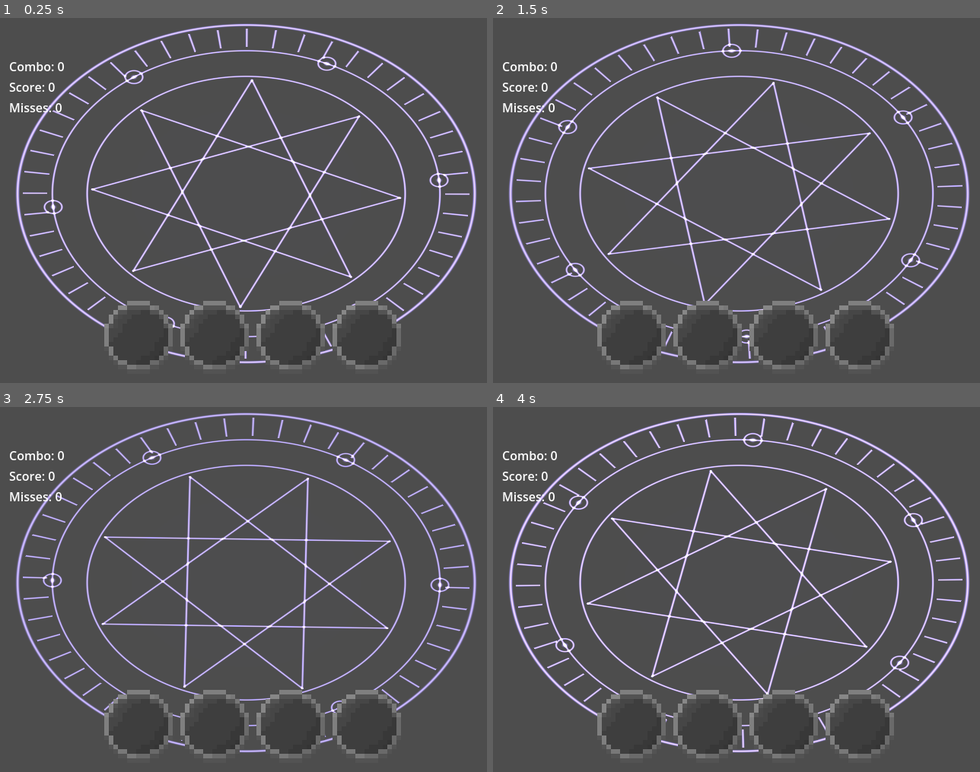
Above: before the commit, frames 1-4 (two rows, left to right).
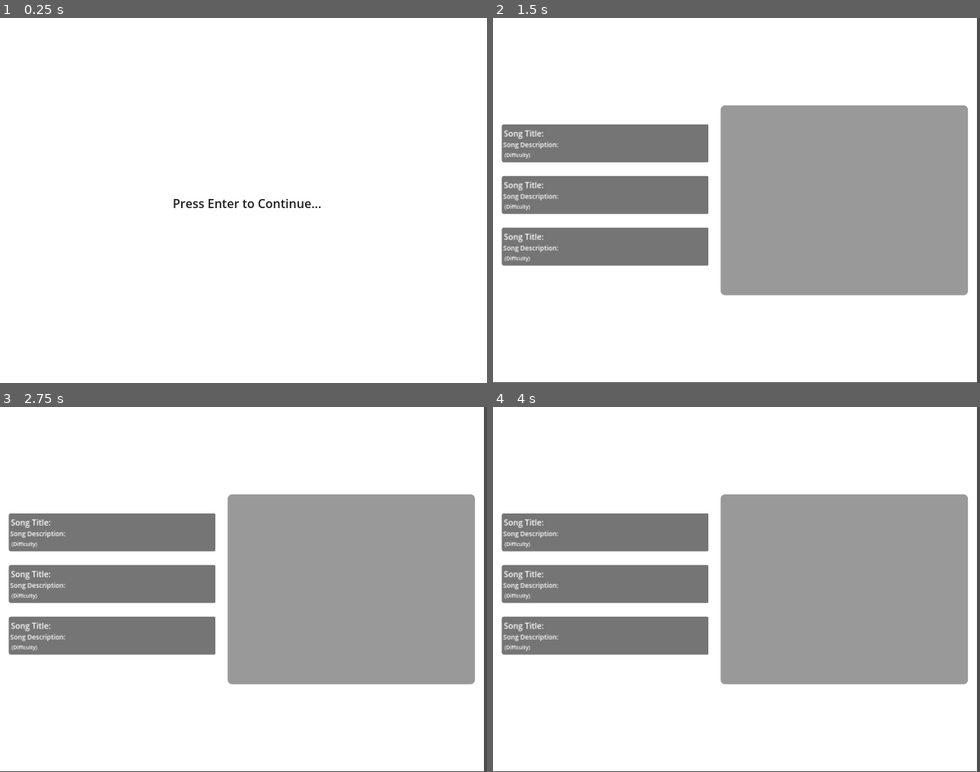
Above: after the commit, the same moments.

Repository: AngeliteApril/Haven-Rhythm-Game
Game: Godot game, scene res://scenes/play.tscn
Two runs of this game, one before a commit and one after it. Both use one fixed random seed, a clock stepped at 60 frames per second and the inputs below. Before the commit the project starts from res://main.tscn.
Inputs:
- Up to frame 1 (0.25 s): no input
- Up to frame 2 (1.5 s): tap Enter at 0.5, 1.25 s; hold Right (ui_right) 0.53-1.28 s; hold Down (ui_down) from 1.28 s (still down)
- Up to frame 3 (2.75 s): release Down (ui_down) at 2.03 s; hold Right (ui_right) from 2.03 s (still down)
- Up to frame 4 (4 s): release Right (ui_right) at 2.78 s; hold Up (ui_up) 2.78-3.53 s; hold Left (ui_left) from 3.53 s (still down)

The runs differ from the first frame. In frame 1, 100% of the frame differs, in the area x 0-100%, y 0-100%; in frame 2, 99%; in frame 3, 99%; in frame 4, 99%.

Commit message:
sda

Diff:
--- a/project.godot
+++ b/project.godot
@@ -11,7 +11,7 @@
 [application]
 
 config/name="Rythem Game Practice"
-run/main_scene="uid://5gwckxw6dhu0"
+run/main_scene="uid://bwq0bw0ydn5wn"
 config/features=PackedStringArray("4.7", "Forward Plus")
 config/icon="res://icon.svg"
 
--- a/scenes/play.tscn
+++ b/scenes/play.tscn
@@ -4,6 +4,43 @@
 
 [sub_resource type="StyleBoxFlat" id="StyleBoxFlat_ucufk"]
 bg_color = Color(11.708403, 11.708403, 11.708403, 1)
+
+[sub_resource type="Animation" id="Animation_8r3iy"]
+resource_name = "Enter"
+length = 1.75
+tracks/0/type = "value"
+tracks/0/imported = false
+tracks/0/enabled = true
+tracks/0/path = NodePath("Panel/EnterLabel:text")
+tracks/0/interp = 1
+tracks/0/loop_wrap = true
+tracks/0/keys = {
+"times": PackedFloat32Array(0, 1.3333334, 1.75),
+"transitions": PackedFloat32Array(1, 1, 1),
+"update": 1,
+"values": ["Press Enter to Continue...", "", "Press Enter to Continue.."]
+}
+
+[sub_resource type="Animation" id="Animation_bofkp"]
+length = 0.001
+tracks/0/type = "value"
+tracks/0/imported = false
+tracks/0/enabled = true
+tracks/0/path = NodePath("Panel/EnterLabel:text")
+tracks/0/interp = 1
+tracks/0/loop_wrap = true
+tracks/0/keys = {
+"times": PackedFloat32Array(0),
+"transitions": PackedFloat32Array(1),
+"update": 1,
+"values": ["Press Enter to Continue..."]
+}
+
+[sub_resource type="AnimationLibrary" id="AnimationLibrary_bq38n"]
+_data = {
+&"Enter": SubResource("Animation_8r3iy"),
+&"RESET": SubResource("Animation_bofkp")
+}
 
 [node name="PlayListener" type="Control" unique_id=1072254015]
 layout_mode = 3
@@ -37,3 +74,6 @@
 size_flags_vertical = 8
 theme_override_colors/font_color = Color(0.11119685, 0.11119684, 0.11119684, 1)
 text = "Press Enter to Continue..."
+
+[node name="AnimationPlayer" type="AnimationPlayer" parent="." unique_id=453730799]
+libraries/ = SubResource("AnimationLibrary_bq38n")
--- a/scripts/DataHandler.gd
+++ b/scripts/DataHandler.gd
@@ -14,7 +14,7 @@
 
 var songdata = {
 	"song1": {
-		"songtitle": "content",
+		"songtitle": "hello world",
 		"artist": "content",
 		"songdescription": "content",
 		"songpath": "content",
--- a/scripts/PlayListener.gd
+++ b/scripts/PlayListener.gd
@@ -2,6 +2,7 @@
 
 var entered: bool = false
 @onready var pressEnterLabel: Label = $Panel/EnterLabel
+@onready var animation_player: AnimationPlayer = $AnimationPlayer
 
 
 # Called when the node enters the scene tree for the first time.
@@ -18,6 +19,9 @@
 		else:
 			print("Not First Session")
 			get_tree().change_scene_to_file("res://scenes/mainmenu.tscn")
+
+func _process(delta: float) -> void:
+	animation_player.play("Enter")
 
 
 func _notification(what: int) -> void:
